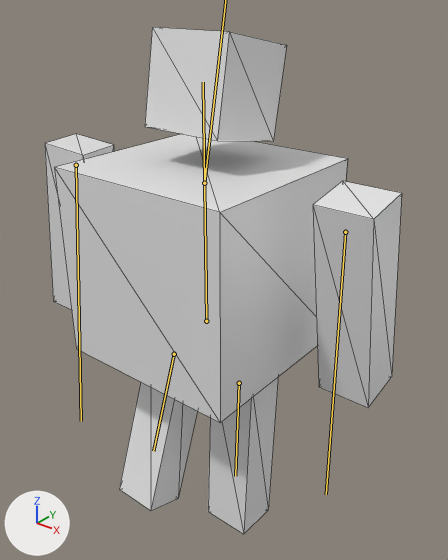
Renders of the glTF model godot/18.glb from each side of a commit.
One viewpoint serves both versions: a 50 mm lens placed at (1.53, -1.79, 2.15), pointed at (0.03, 0.09, 0.98). Lighting does not change. The marker at lower left points along +X, +Y and +Z. Both versions are drawn at frame 13 of the action 'anim 1'; the numbers are the values there. The bones that bend it are drawn over the model as lines. Mesh edges are drawn as thin lines.

In view in the first picture: 'char1'.
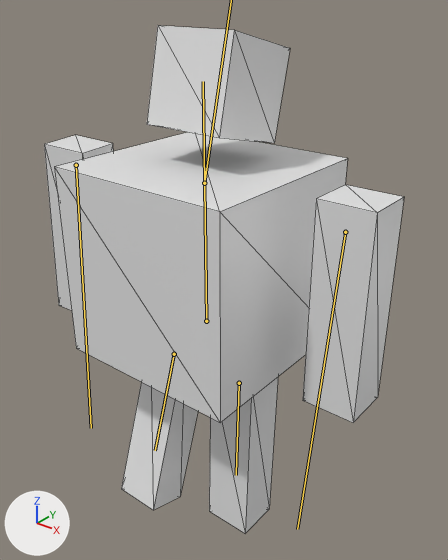
Location of each change, (x1, y1, x2, y2) in pixels of the pictures (448 x 560 px):
```json
{"object": "char1", "change": "posed", "before": [45, 27, 402, 534], "after": [44, 26, 404, 533]}
{"bone": "a1", "before": "(345, 232) to (326, 494)", "after": "(345, 232) to (297, 529)"}
{"bone": "a2", "before": "(76, 165) to (81, 421)", "after": "(76, 165) to (91, 428)"}
{"bone": "l2", "before": "(174, 354) to (153, 451)", "after": "(174, 354) to (155, 450)"}
```

The change, as JSON lines over the scene's bpy script:
```json
{"block": "bone_h", "where": "bone_h = bpy.data.objects['Armature'].pose.bones['h']  # child of 'b'"}
{"op": "set", "path": "bone_h.rotation_quaternion", "old": "(0.996, -0.094, -0.001, 0.0)", "new": "(0.993, -0.117, -0.001, -0.001)", "note": "degrees (-11, 0, 0) -> degrees (-13, 0, 0)"}
{"block": "bone_a1", "where": "bone_a1 = bpy.data.objects['Armature'].pose.bones['a1']"}
{"op": "set", "path": "bone_a1.rotation_quaternion", "old": "(0.997, -0.072, -0.004, -0.034)", "new": "(1.0, 0.007, 0.0, 0.003)", "note": "degrees (-8, -1, -4) -> degrees (1, 0, 0)"}
{"block": "bone_a2", "where": "bone_a2 = bpy.data.objects['Armature'].pose.bones['a2']"}
{"op": "set", "path": "bone_a2.rotation_quaternion", "old": "(1.0, -0.009, 0.001, 0.028)", "new": "(0.998, -0.017, 0.002, 0.055)", "note": "degrees (-1, 0, 3) -> degrees (-2, 0, 6)"}
{"block": "bone_l2", "where": "bone_l2 = bpy.data.objects['Armature'].pose.bones['l2']"}
{"op": "set", "path": "bone_l2.rotation_quaternion", "old": "(0.981, -0.178, 0.005, -0.083)", "new": "(0.979, -0.187, 0.005, -0.087)", "note": "degrees (-20, -1, -9) -> degrees (-21, -1, -10)"}
```
